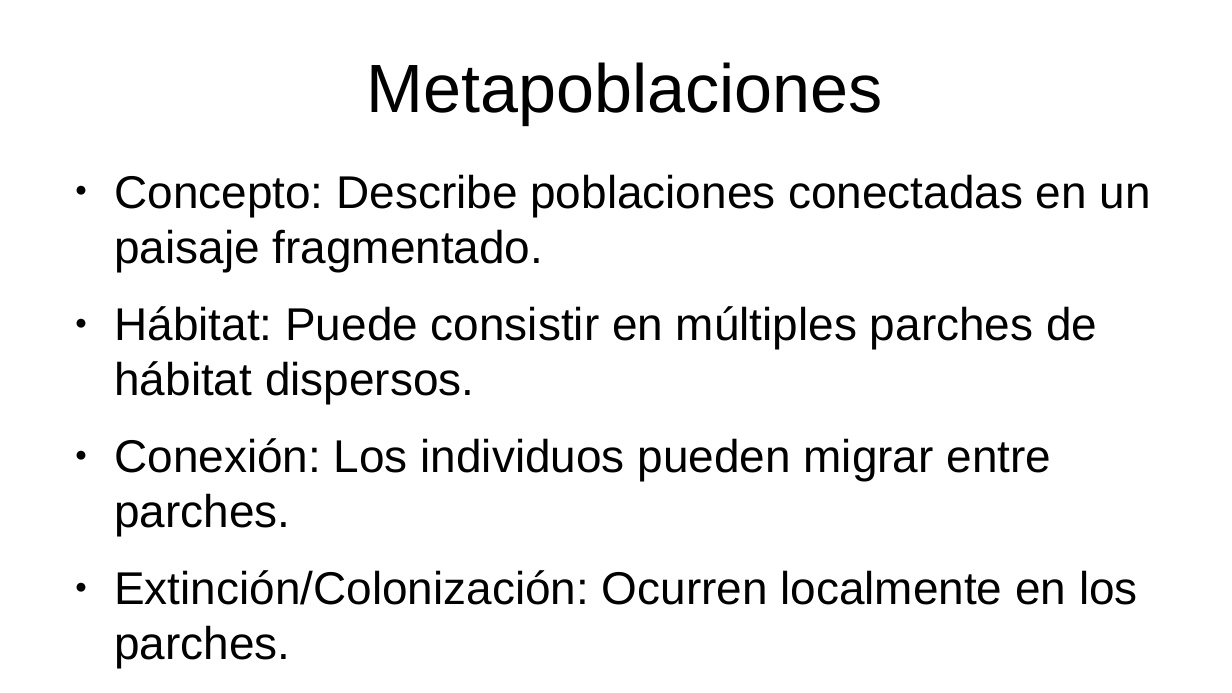
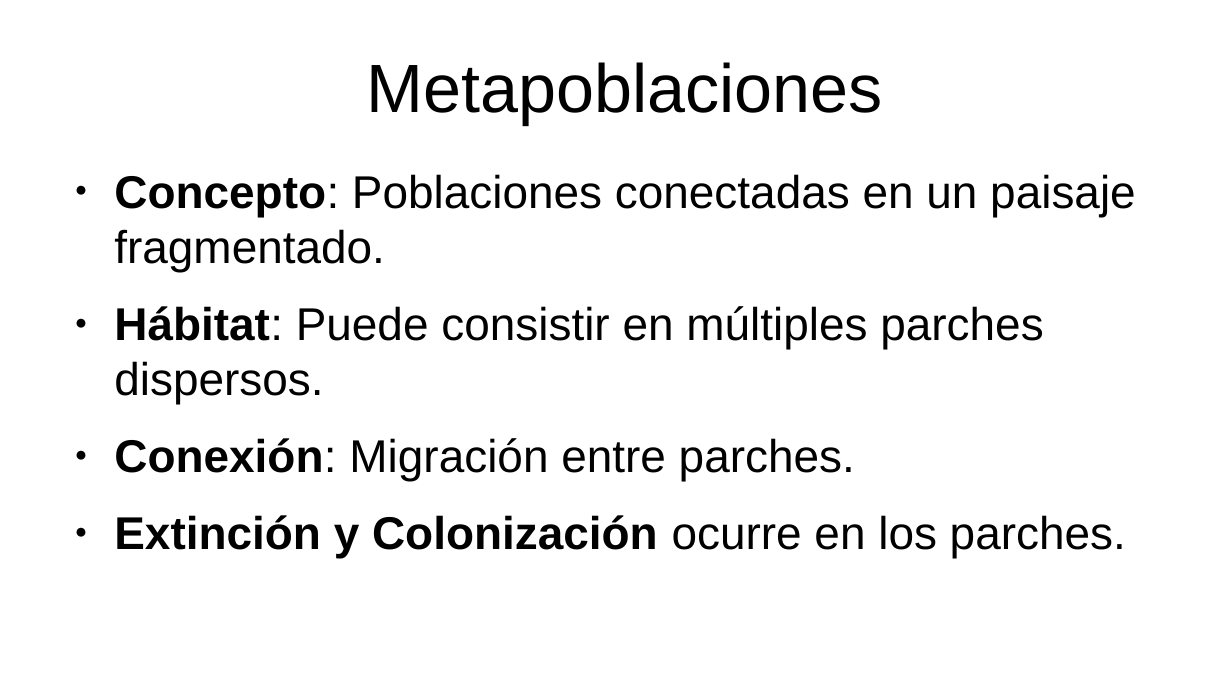
Before and after one commit to gerardommc/Ecologia-Teorica, a slide deck: slide 23 of Metapoblaciones.odp. Drawn at 1232x693 pixels with LibreOffice and Linux fonts; fonts in the diff are those of the drawing. Boxes give left, top, right and bottom in pixels: in the first picture for what was removed or moved away, otherwise in the second. Text is boxed around its words. In the diff, an @@ line names an element or a change of style, - is before the commit and + after.

```diff
--- a/Metapoblaciones.odp
+++ b/Metapoblaciones.odp
@@ text at (x1=114, y1=174, x2=1136, y2=558): text changed @@
-● Concepto: Describe poblaciones conectadas en un paisaje fragmentado.
-● Hábitat: Puede consistir en múltiples parches de hábitat dispersos.
-● Conexión: Los individuos pueden migrar entre parches.
-● Extinción/Colonización: Ocurren localmente en los parches.
+● Concepto: Poblaciones conectadas en un paisaje fragmentado.
+● Hábitat: Puede consistir en múltiples parches dispersos.
+● Conexión: Migración entre parches.
+● Extinción y Colonización ocurre en los parches.
```
Also in this commit, not shown: 7 other slides changed, 4 slides added, 5 slides removed, 16 other files.
